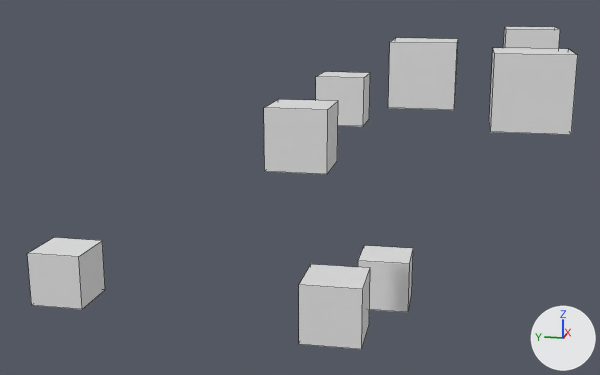
The FBX model TBA-MasterD/Assets/Prefabs/Fabio/FBX/VentLights.fbx as it was, and as the next commit left it.
One viewpoint serves both versions: a 50 mm camera at (-5.8, -23.4, 12.7) aimed at (23.0, -17.6, 5.5). The lights are fixed; the arrows at lower right show +X, +Y and +Z. Mesh edges are drawn as thin lines.

The first picture shows 'Vent_Lights.001', 'Vent_Lights.002', 'Vent_Lights.003', 'Vent_Lights.004', 'Vent_Lights.005', 'Vent_Lights.006', 'Vent_Lights.007', 'Vent_Lights.008'.
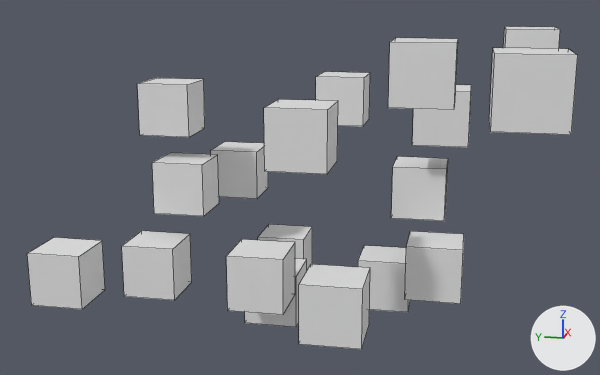
What differs and where, as boxes (x1, y1, x2, y2) in the pictures (600 x 375 px):
'Vent_Lights.018', added: after (226, 239, 295, 315)
'Vent_Lights.009', added: after (122, 231, 192, 300)
'Vent_Lights.015', added: after (405, 231, 464, 304)
'Vent_Lights.011', added: after (152, 153, 219, 216)
'Vent_Lights.010', added: after (137, 78, 205, 137)
'Vent_Lights.019', added: after (391, 157, 448, 221)
'Vent_Lights.013', added: after (211, 142, 268, 199)
'Vent_Lights.012', added: after (412, 85, 471, 147)
'Vent_Lights.014', added: after (258, 224, 312, 270)
'Vent_Lights.017', added: after (245, 259, 307, 327)

The change, as a diff of the scene's bpy script:
```diff
--- a/TBA-MasterD/Assets/Prefabs/Fabio/FBX/VentLights.fbx.py
+++ b/TBA-MasterD/Assets/Prefabs/Fabio/FBX/VentLights.fbx.py
@@ ob_vent_lights_015 @@
+ob_vent_lights_015 = bpy.data.objects.new('Vent_Lights.015', me_cube_239.copy())  # the mesh of ob_vent_lights_008
+ob_vent_lights_015.location = (23.75, -22.52, 2.6)
@@ ob_vent_lights_017 @@
+ob_vent_lights_017 = bpy.data.objects.new('Vent_Lights.017', me_cube_239.copy())  # the mesh of ob_vent_lights_008
+ob_vent_lights_017.location = (23.75, -16.52, 1.2)
@@ ob_vent_lights_010 @@
+ob_vent_lights_010 = bpy.data.objects.new('Vent_Lights.010', me_cube_239.copy())  # the mesh of ob_vent_lights_008
+ob_vent_lights_010.location = (25.25, -12.02, 8.0)
@@ ob_vent_lights_012 @@
+ob_vent_lights_012 = bpy.data.objects.new('Vent_Lights.012', me_cube_239.copy())  # the mesh of ob_vent_lights_008
+ob_vent_lights_012.location = (25.25, -22.52, 8.0)
@@ ob_vent_lights_019 @@
+ob_vent_lights_019 = bpy.data.objects.new('Vent_Lights.019', me_cube_239.copy())  # the mesh of ob_vent_lights_008
+ob_vent_lights_019.location = (26.0, -21.77, 5.0)
@@ ob_vent_lights_009 @@
+ob_vent_lights_009 = bpy.data.objects.new('Vent_Lights.009', me_cube_239.copy())  # the mesh of ob_vent_lights_008
+ob_vent_lights_009.location = (23.0, -12.02, 2.21)
@@ ob_vent_lights_018 @@
+ob_vent_lights_018 = bpy.data.objects.new('Vent_Lights.018', me_cube_239.copy())  # the mesh of ob_vent_lights_008
+ob_vent_lights_018.location = (21.5, -16.52, 2.6)
@@ ob_vent_lights_011 @@
+ob_vent_lights_011 = bpy.data.objects.new('Vent_Lights.011', me_cube_239.copy())  # the mesh of ob_vent_lights_008
+ob_vent_lights_011.location = (24.5, -12.77, 5.1)
@@ ob_vent_lights_014 @@
+ob_vent_lights_014 = bpy.data.objects.new('Vent_Lights.014', me_cube_239.copy())  # the mesh of ob_vent_lights_008
+ob_vent_lights_014.location = (28.25, -15.92, 1.2)
@@ ob_vent_lights_013 @@
+ob_vent_lights_013 = bpy.data.objects.new('Vent_Lights.013', me_cube_239.copy())  # the mesh of ob_vent_lights_008
+ob_vent_lights_013.location = (28.25, -13.92, 4.9)
```
